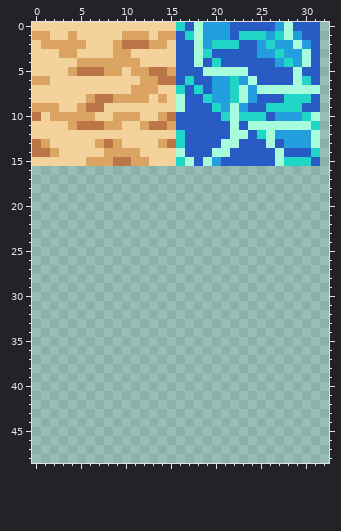
One commit to this pixel-art file: sprites/tiles.aseprite. Above is the file before it was changed.
256x256 pixels, 1 frame. Shown: x 0..32, y 0..48.
After the commit:
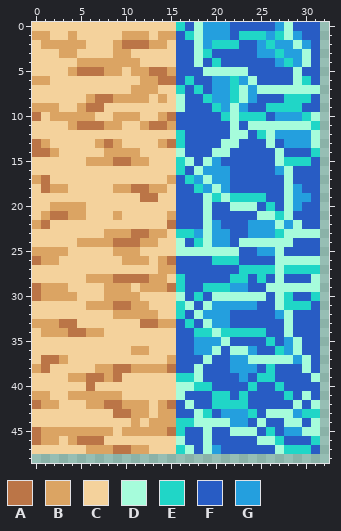
Palette (. is transparent): A #bb7547  B #dba463  C #f4d29c  D #a6fcdb  E #20d6c7  F #285cc4  G #249fde
Change:
y 16: x 0..31 ................................ -> CCCCCCCCCCCCCCCCEFDGGGFFFFFGDFFF
y 17: x 0..31 ................................ -> BACCCCCCCCCCCCCBFEGDGGFFFFFFDFFF
y 18: x 0..31 ................................ -> CABBCCCCCBBAABBCFFEGDGFFFFFFDGFF
y 19: x 0..31 ................................ -> CCCCCCCCCCCCAACCFFFDEDEEEEFFDGGF
y 20: x 0..31 ................................ -> CCBBBBCCCCCCCCCCFFFDFFDDDFEFDGFF
y 21: x 0..31 ................................ -> CBAABBCCCBCCCCCBFFFDFFFFFDDEDFFF
y 22: x 0..31 ................................ -> BACCCCCCCCCCCCCAFFFDGFFFGGGDGDFF
y 23: x 0..31 ................................ -> CCCCCCCCBBBAABBCEEGDGGFFGGGEDDDD
y 24: x 0..31 ................................ -> CCCCCBBBBAAABBCCDFEDGGFDDDDDDFFF
y 25: x 0..31 ................................ -> BBBBCCCCCBBBCCCCDDDDDDDFFGGDFFFF
y 26: x 0..31 ................................ -> ABBCCCCCCCBBBCBAFFFFEEEFFFFDDDDD
y 27: x 0..31 ................................ -> CCCCCCCCCCCCCCBBFFFFFFFEEEEDEEEE
y 28: x 0..31 ................................ -> CCCCCCBBBAAAABBCEFFFFFEEFEFDFFFD
y 29: x 0..31 ................................ -> ABBBCCCCBBBCBBBAEFFEEEGGFFDDDDDD
y 30: x 0..31 ................................ -> ABBBBCCCBBBBCCCCDFEFDDDDDDFDEFFE
y 31: x 0..31 ................................ -> CCCCCCBBBAABBCCCEDFDGGGGGFFDEEEF
y 32: x 0..31 ................................ -> CCCCCCCCCBBBBBCCEFDGGGFFFFFGDFFF
y 33: x 0..31 ................................ -> BBBAACCCCCCCAABBFEFDGGFFFFFFDFFF
y 34: x 0..31 ................................ -> CBBBAABBCCCCCCCCFFEEDEEEEEFFDFFF
y 35: x 0..31 ................................ -> CCCCCCCCCCCCCCCCFFGGGDFFFFEFGDFF
y 36: x 0..31 ................................ -> CCCCCCCCCCCBBCCCFFGGDFDDGFFEGDFF
y 37: x 0..31 ................................ -> CAABCCCCCCCCCCCBFFFDFFGGDDDDDGDF
y 38: x 0..31 ................................ -> BACCCCCBBAABBBBAFFDFFFGGGFEFFFDF
y 39: x 0..31 ................................ -> CCCCBBAABACCCCCCEEDFFFFGFEEFFFFD
y 40: x 0..31 ................................ -> CCCCCCACCCCCCCCCDDEEFFFFEFFEFFFF
y 41: x 0..31 ................................ -> BBCCBBBBBBCCCCCCDFFFEEFEFFFFEFDF
y 42: x 0..31 ................................ -> ABBCCCBBAABBBCBAFDFFEEEEFFFFFDFD
y 43: x 0..31 ................................ -> CCCCCCCCCAABBCBBFFDEFGGGEFDDDGEE
y 44: x 0..31 ................................ -> CCCCCCCCCCCBCBBBEEDDDDGGFDFFDDFD
y 45: x 0..31 ................................ -> ABBBBBBBBCBBBBBAEFFDFFDDDFEFGGDD
y 46: x 0..31 ................................ -> ABBCBAAACCCCCCCCDFFDFFFFFDDEFFFE
y 47: x 0..31 ................................ -> CCCCCCBBBAABBCCCEDFDGFFFFFFDEEEF
Pixel boxes of the changes (left, top, right, bottom) in both pictures:
added: (32, 166, 320, 454)
